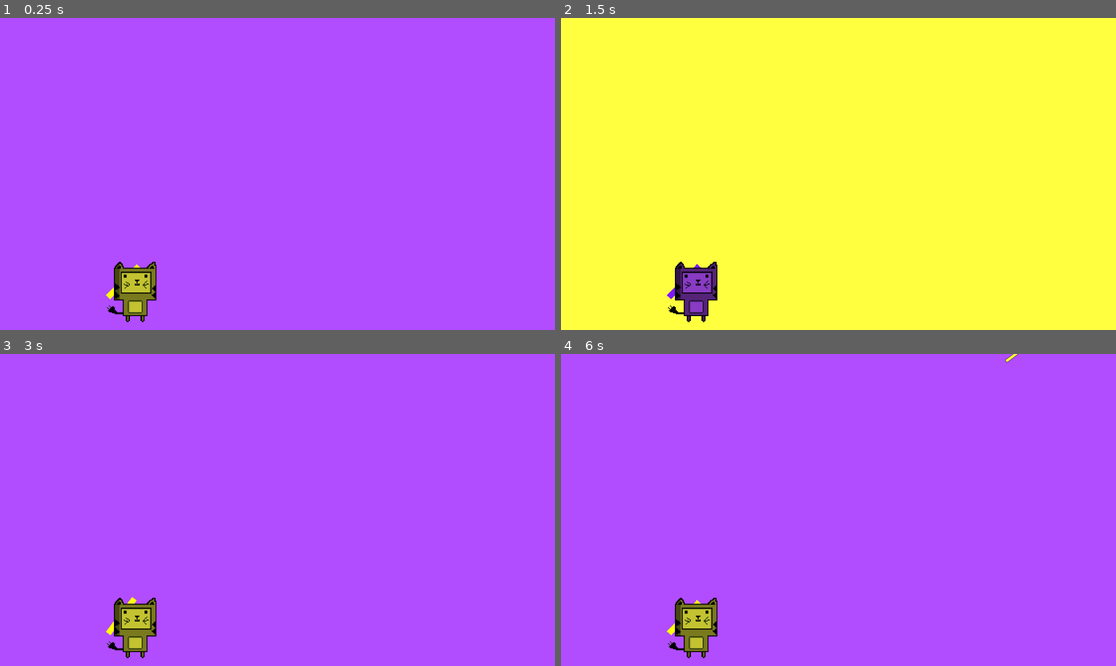
Above: before the commit, frames 1-4 (two rows, left to right).
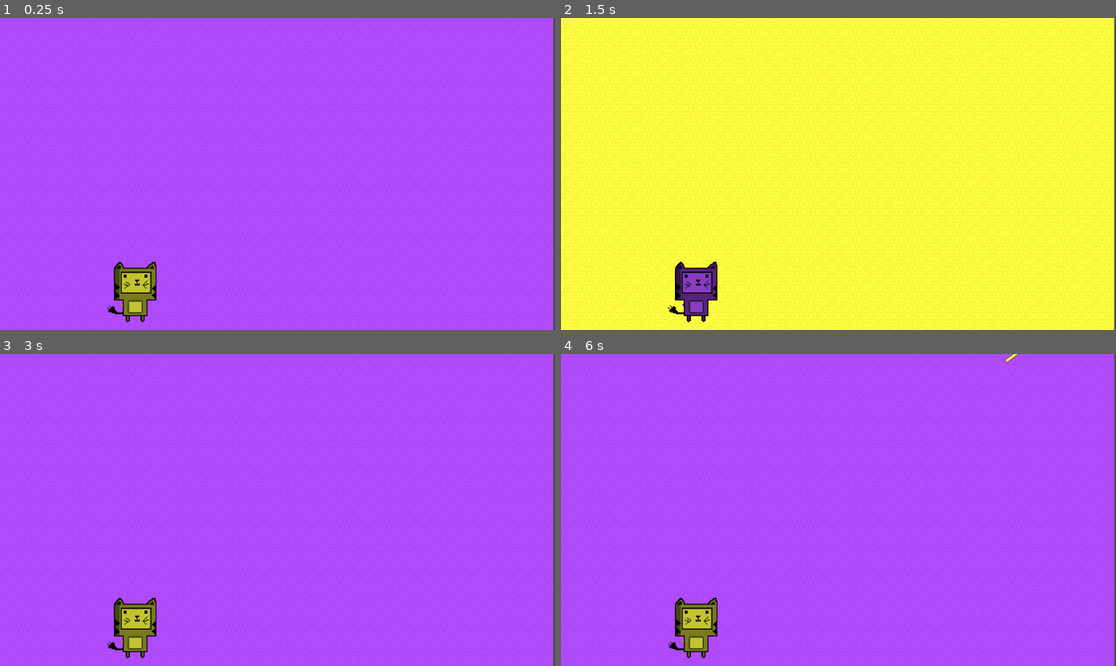
Above: after the commit, the same moments.

Repository: abarichello/game-off
Game: Godot game, scene res://scenes/Main.tscn
The game is run twice, just before and just after one commit, with the same random seed, the same clock (stepped at 60 frames per second) and the same inputs.
Inputs (mouse positions are in pixels of both pictures, inside the frame that each line leads up to):
- Up to frame 1 (0.25 s): no input
- Up to frame 2 (1.5 s): tap Enter at 0.5 s; move the mouse to (960, 158) at 0.52 s; press the mouse at (960, 158) at 0.53 s; hold Up (ui_up) 0.53-1.28 s; tap Space at 1.25 s; move the mouse to (727, 189) at 1.27 s; release the mouse at (727, 189) at 1.28 s; hold Down (ui_down) from 1.28 s (still down); right-click (727, 189) at 1.35 s
- Up to frame 3 (3 s): tap Enter at 2 s; move the mouse to (333, 441) at 2.02 s; release Down (ui_down) at 2.03 s; press the mouse at (333, 441) at 2.03 s; hold Up (ui_up) from 2.03 s (still down); tap Space at 2.75 s; move the mouse to (249, 572) at 2.77 s; release the mouse at (249, 572) at 2.78 s; right-click (249, 572) at 2.85 s
- Up to frame 4 (6 s): tap Enter at 3.5 s; move the mouse to (1005, 556) at 3.52 s; release Up (ui_up) at 3.53 s; press the mouse at (1005, 556) at 3.53 s; hold Down (ui_down) 3.53-5.78 s; tap Space at 4.25 s; move the mouse to (672, 463) at 4.27 s; release the mouse at (672, 463) at 4.28 s; right-click (672, 463) at 4.35 s; move the mouse to (866, 510) at 5.02 s; press the mouse at (866, 510) at 5.03 s; move the mouse to (755, 432) at 5.77 s; release the mouse at (755, 432) at 5.78 s; hold Up (ui_up) from 5.78 s (still down); right-click (755, 432) at 5.85 s

The runs differ from the first frame. In frame 1, 0.4% of the frame differs, in the area x 19-100%, y 0-100%; in frame 2, 0.4%; in frame 3, 0.4%; in frame 4, 0.4%.
Error in both runs: Invalid get index 'MISSILE' (on base: 'Node (GLOBAL.gd)'). (res://scripts/EnemyGenerator.gd:12)

Commit message:
Add simple repeating textures

Diff:
--- a/scenes/Background.tscn
+++ b/scenes/Background.tscn
@@ -1,23 +1,25 @@
-[gd_scene load_steps=2 format=2]
+[gd_scene load_steps=3 format=2]
 
 [ext_resource path="res://scripts/ColoredEntity.gd" type="Script" id=1]
+[ext_resource path="res://resources/img/2.png" type="Texture" id=2]
 
 [node name="Background" type="Node2D" groups=[
 "ColoredEntity",
 ]]
 script = ExtResource( 1 )
 
-[node name="ColorRect" type="ColorRect" parent="."]
+[node name="NinePatchRect" type="TextureRect" parent="."]
 anchor_left = 0.0
 anchor_top = 0.0
 anchor_right = 0.0
 anchor_bottom = 0.0
-margin_right = 1920.0
+margin_right = 1914.0
 margin_bottom = 1080.0
 rect_pivot_offset = Vector2( 0, 0 )
 rect_clip_content = false
-mouse_filter = 0
+mouse_filter = 1
 mouse_default_cursor_shape = 0
 size_flags_horizontal = 1
 size_flags_vertical = 1
-color = Color( 1, 1, 1, 1 )
+texture = ExtResource( 2 )
+stretch_mode = 2
--- a/scenes/Cannon.tscn
+++ b/scenes/Cannon.tscn
@@ -1,27 +1,30 @@
-[gd_scene load_steps=2 format=2]
+[gd_scene load_steps=3 format=2]
 
 [ext_resource path="res://scripts/Cannon.gd" type="Script" id=1]
+[ext_resource path="res://resources/img/1.png" type="Texture" id=2]
 
 [node name="Cannon" type="Node2D" groups=[
 "ColoredEntity",
 ]]
 script = ExtResource( 1 )
 
-[node name="Sprite" type="ColorRect" parent="."]
+[node name="Sprite" type="TextureRect" parent="."]
 anchor_left = 0.0
 anchor_top = 0.5
 anchor_right = 0.0
 anchor_bottom = 0.5
 margin_top = -10.0
-margin_right = 151.0
-margin_bottom = 10.0
+margin_right = 150.0
+margin_bottom = 38.0
+rect_min_size = Vector2( 150, 24 )
 rect_pivot_offset = Vector2( 10, 10 )
 rect_clip_content = false
-mouse_filter = 0
+mouse_filter = 1
 mouse_default_cursor_shape = 0
-size_flags_horizontal = 1
-size_flags_vertical = 1
-color = Color( 1, 1, 1, 1 )
+size_flags_horizontal = 0
+size_flags_vertical = 0
+texture = ExtResource( 2 )
+stretch_mode = 2
 
 [node name="CannonTip" type="Position2D" parent="Sprite"]
 position = Vector2( 138.359, 10.088 )
--- a/scenes/Player.tscn
+++ b/scenes/Player.tscn
@@ -16,7 +16,7 @@
 script = ExtResource( 1 )
 
 [node name="Cannon" parent="." instance=ExtResource( 2 )]
-position = Vector2( -103.057, 6.99752 )
+position = Vector2( -50.0759, 40.2842 )
 
 [node name="Sprite" type="Sprite" parent="."]
 scale = Vector2( 0.5, 0.5 )
--- a/scripts/Cannon.gd
+++ b/scripts/Cannon.gd
@@ -9,6 +9,7 @@
 
 func _process(delta):
 	$Sprite.set_rotation(deg2rad(self.angle))
+	$Sprite.rect_size.y = 24
 
 func _input(event):
 	if Input.is_action_pressed("ui_up"):
Binary file added: resources/img/1.png
Not shown, added: resources/img/1.png.import
Binary file added: resources/img/2.png
Not shown, added: resources/img/2.png.import
Binary file added: resources/img/coil.png
Not shown, added: resources/img/coil.png.import
Not shown, added: resources/gimp/1.xcf
Not shown, added: resources/gimp/2.xcf
